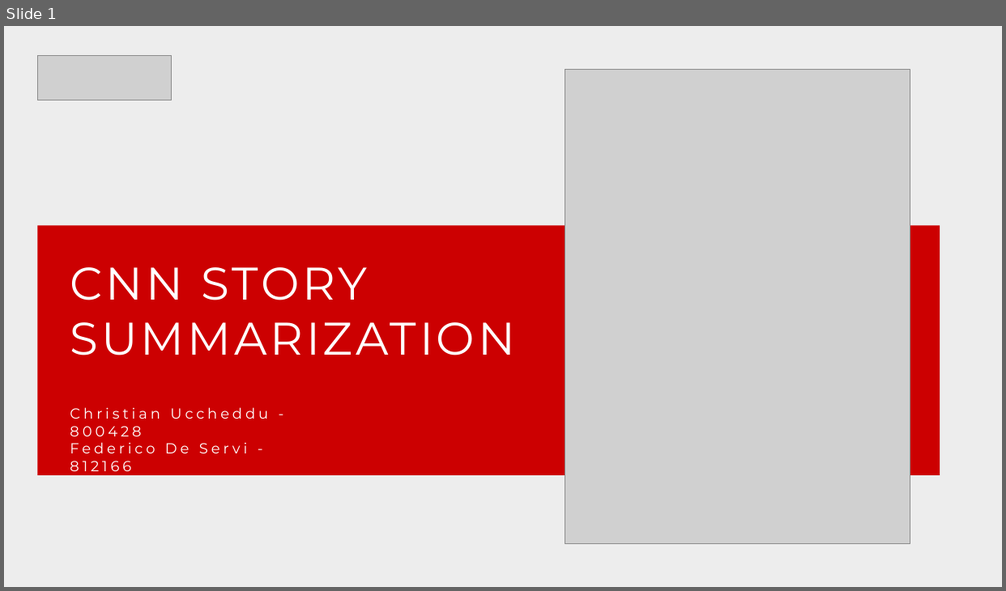
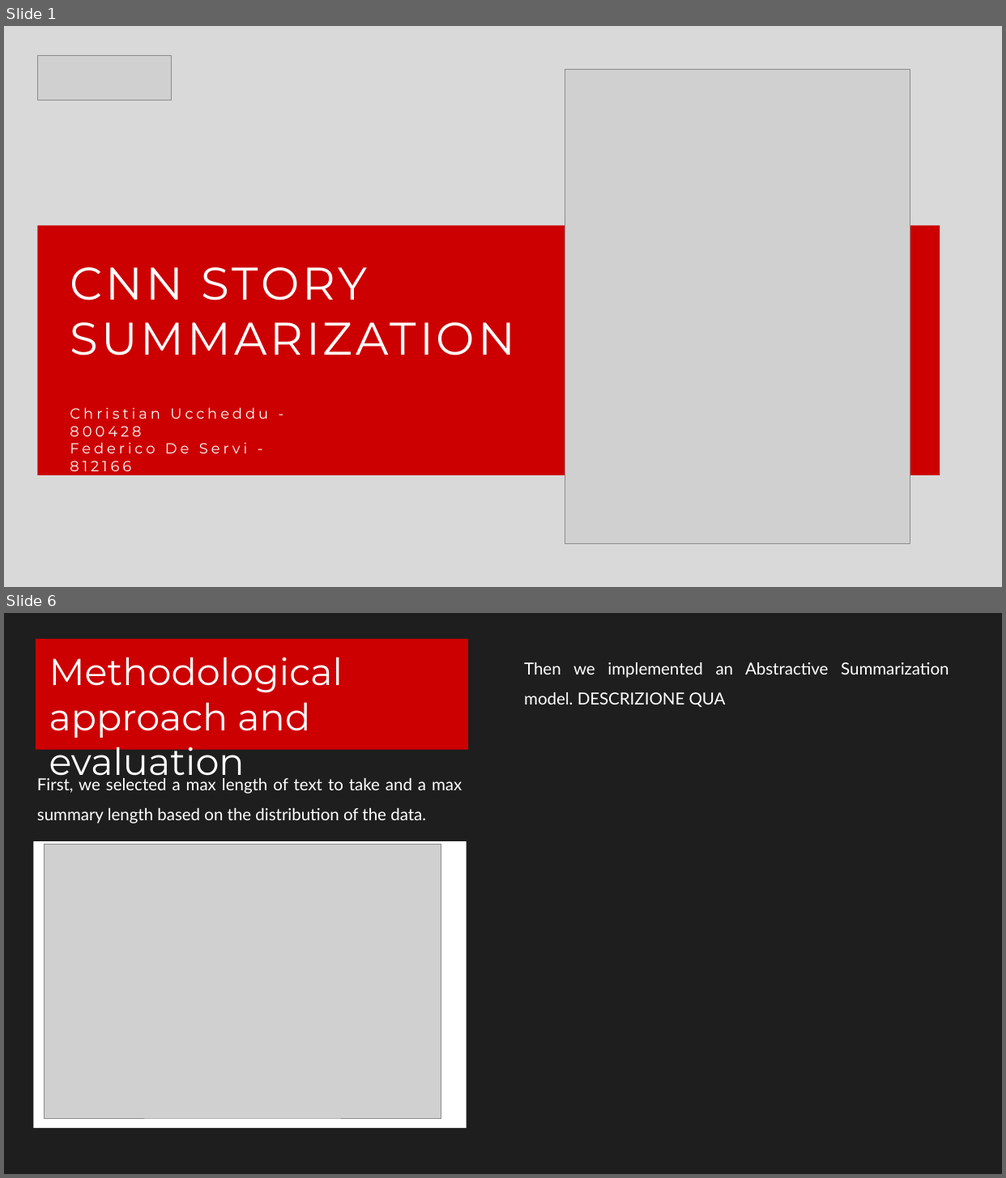
Before and after one commit to federicodeservi/TMS_project, a slide deck: presentation/presentation.pptx. Shown one above the other, each under a label of ours: slide 1 before the commit, slides 1 and 6 after it; the slides between them are not shown. The pictures are 1006x591 and 1006x1178 pixels, drawn with LibreOffice and Linux fonts; fonts in the diff are those of the drawing; grey boxes stand for pictures. Boxes give left, top, right and bottom in pixels: in the first picture for what was removed or moved away, otherwise in the second. Text is boxed around its words. In the diff, an @@ line names an element or a change of style, - is before the commit and + after.

```diff
--- a/presentation/presentation.pptx
+++ b/presentation/presentation.pptx
@@ slide 6 added at (4, 613, 1002, 1174), background #D9D9D9 @@
@@ rectangle added at (4, 613, 1002, 1174), fill #1E1E1E @@
@@ rectangle added at (36, 639, 468, 750), fill #CC0001 @@
@@ text added at (49, 657, 343, 784), 36 pt, text #FFFFFF @@
+Methodological approach and evaluation
@@ text added at (524, 662, 948, 707), 16 pt, text #FFFFFF @@
+Then we implemented an Abstractive Summarization model. DESCRIZIONE QUA
@@ text added at (37, 778, 462, 824), 16 pt, text #FFFFFF @@
+First, we selected a max length of text to take and a max summary length based on the distribution of the data.
@@ rectangle added at (33, 841, 466, 1128), fill #FFFFFF @@
@@ picture added at (44, 845, 441, 1119) @@
@@ slide 1 changed as well @@
@@ background #EDEDED to #D9D9D9 @@
```
Also in this commit, not shown: 7 other slides changed, 2 other slides added, 2 slides removed, 12 other files.
